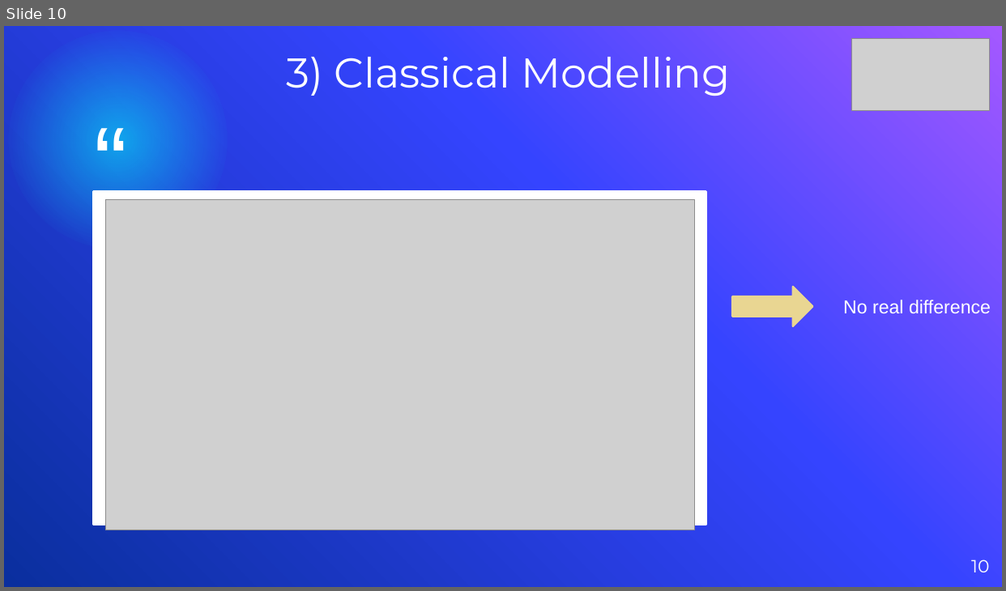
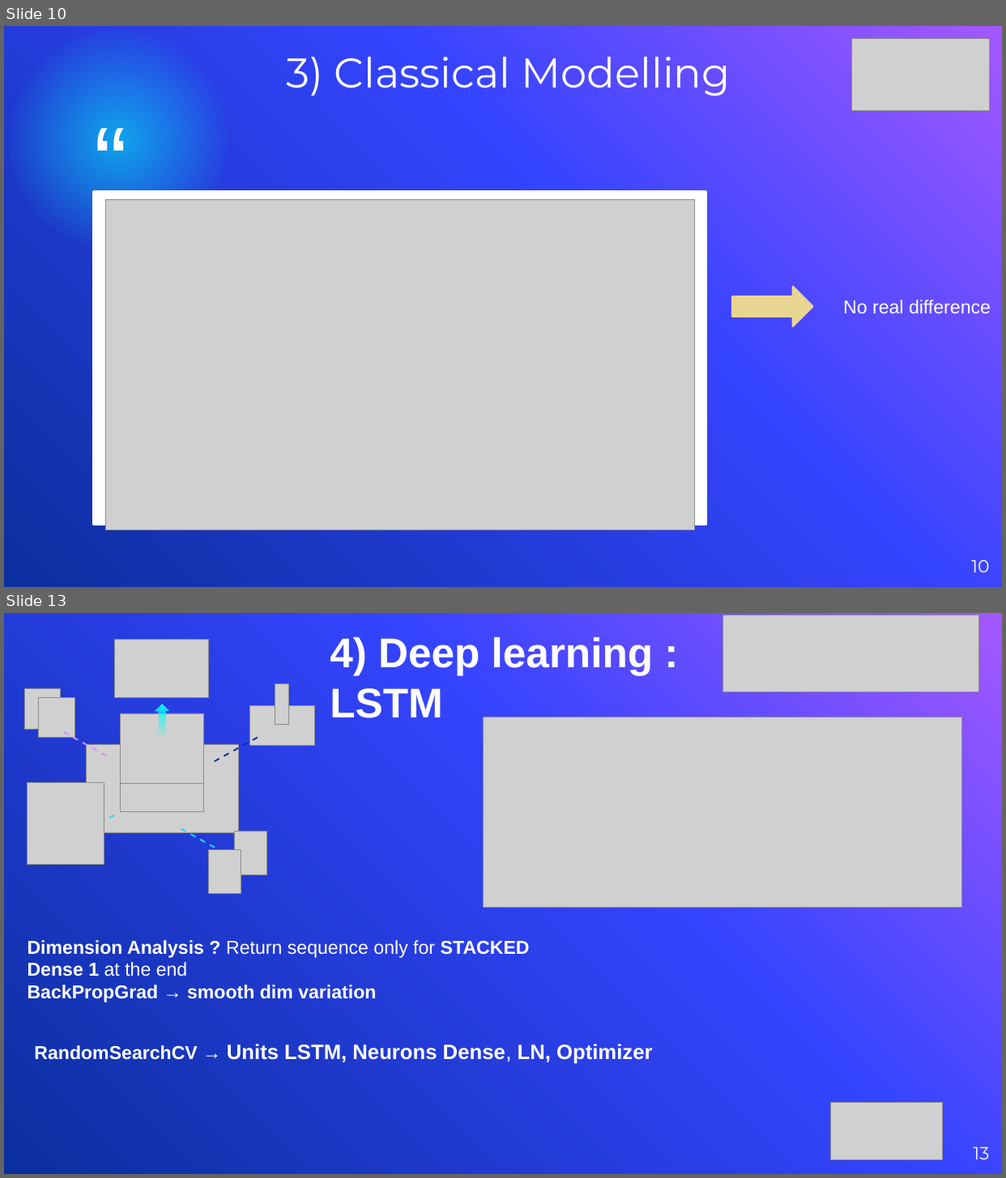
Before and after one commit to TanguyColleville/Trading_Bot_BTC, a slide deck: Soutenance Finale Grp 2.07.pptx. Shown one above the other, each under a label of ours: slide 10 before the commit, slides 10 and 13 after it; the slides between them are not shown. The pictures are 1006x591 and 1006x1178 pixels, drawn with LibreOffice and Linux fonts; fonts in the diff are those of the drawing; grey boxes stand for pictures; background and template pictures are left out. Boxes give left, top, right and bottom in pixels: in the first picture for what was removed or moved away, otherwise in the second. Text is boxed around its words. In the diff, an @@ line names an element or a change of style, - is before the commit and + after.

```diff
--- a/Soutenance Finale Grp 2.07.pptx
+++ b/Soutenance Finale Grp 2.07.pptx
@@ slide 13 added at (4, 613, 1002, 1174), background gradient #A458FF to #3544FF to #0A2F9E @@
@@ picture added at (722, 615, 979, 692) @@
@@ text added at (330, 637, 653, 718), 40 pt, text #FFFFFF, bold @@
+4) Deep learning :
+LSTM
@@ group added at (24, 639, 315, 894): 11 pictures, 4 lines, 1 up down arrow @@
@@ picture added at (484, 717, 963, 907) @@
@@ text added at (27, 940, 530, 1003), 18 pt, text #FFFFFF, bold @@
+Dimension Analysis ? Return sequence only for STACKED
+Dense 1 at the end
+BackPropGrad → smooth dim variation
@@ text added at (34, 1044, 652, 1064), 20 pt, text #FFFFFF, bold @@
+RandomSearchCV → Units LSTM, Neurons Dense, LN, Optimizer
@@ picture added at (830, 1102, 942, 1161) @@
@@ page number added at (973, 1147, 989, 1160), 17 pt, text #FFFFFF @@
+13
```
Also in this commit, not shown: 4 slides changed, 3 other slides added, 1 other file.
